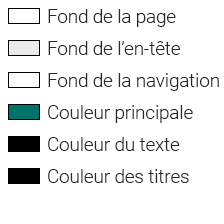
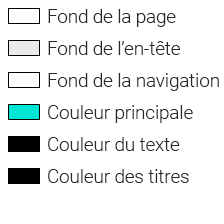
Layer changes from the first 224x224 image to the second:
pixels changed over (x1=9, y1=105, x2=39, y2=119) (layer not identified)
